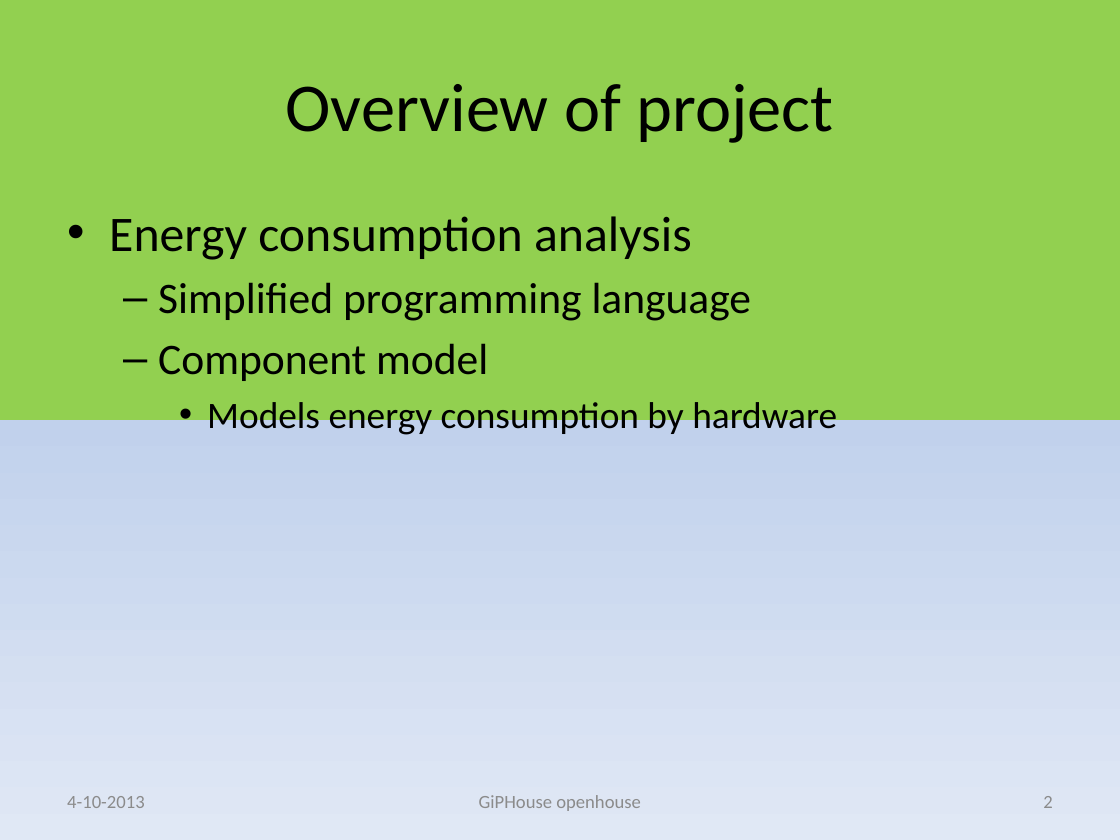
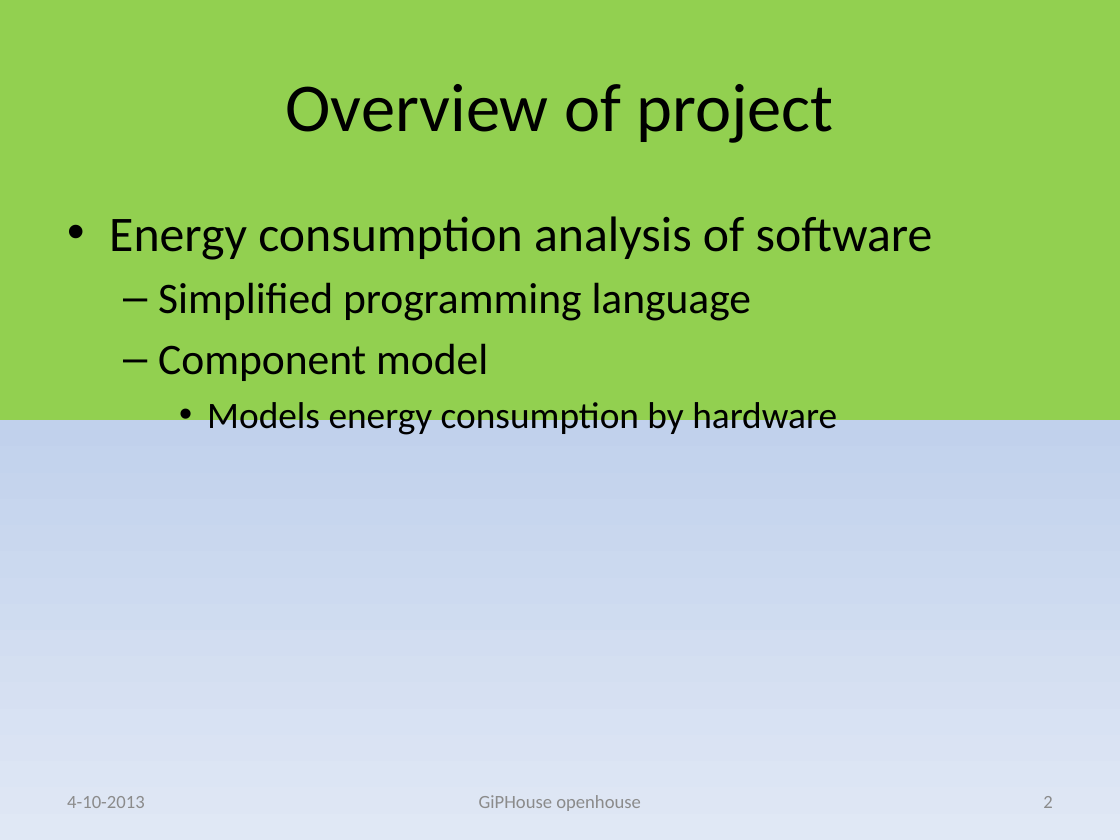
Before and after one commit to squell/ecalogic, a slide deck: slide 2 of doc/ppt/Energie2013Presentaiton1.pptx. Drawn at 1120x840 pixels with LibreOffice and Linux fonts; fonts in the diff are those of the drawing. Boxes give left, top, right and bottom in pixels: in the first picture for what was removed or moved away, otherwise in the second. Text is boxed around its words. In the diff, an @@ line names an element or a change of style, - is before the commit and + after.

Commit message:
Presentatie

```diff
--- a/doc/ppt/Energie2013Presentaiton1.pptx
+++ b/doc/ppt/Energie2013Presentaiton1.pptx
@@ text at (x1=109, y1=216, x2=933, y2=260): text changed @@
-• Energy consumption analysis
+• Energy consumption analysis of software
```
